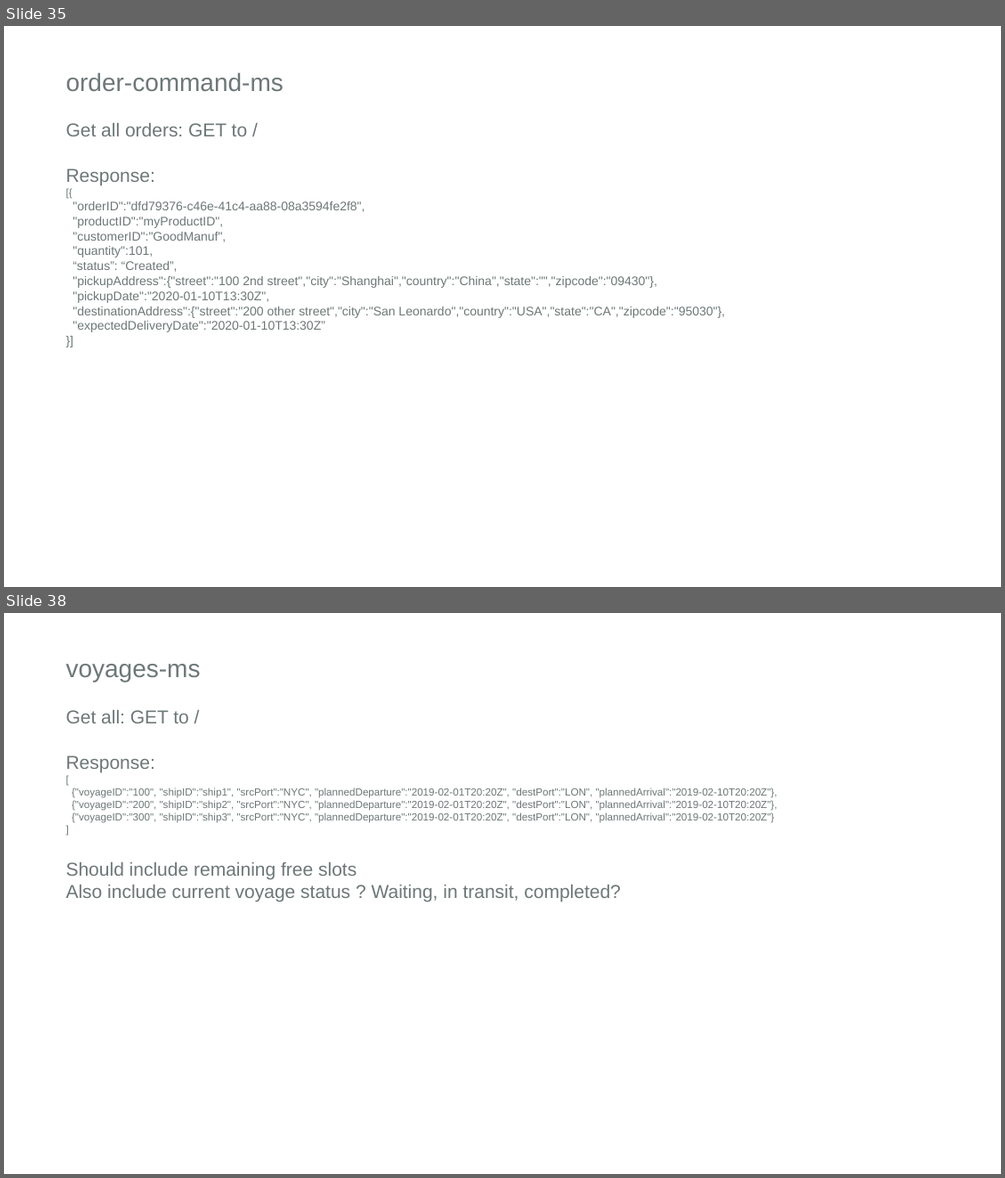
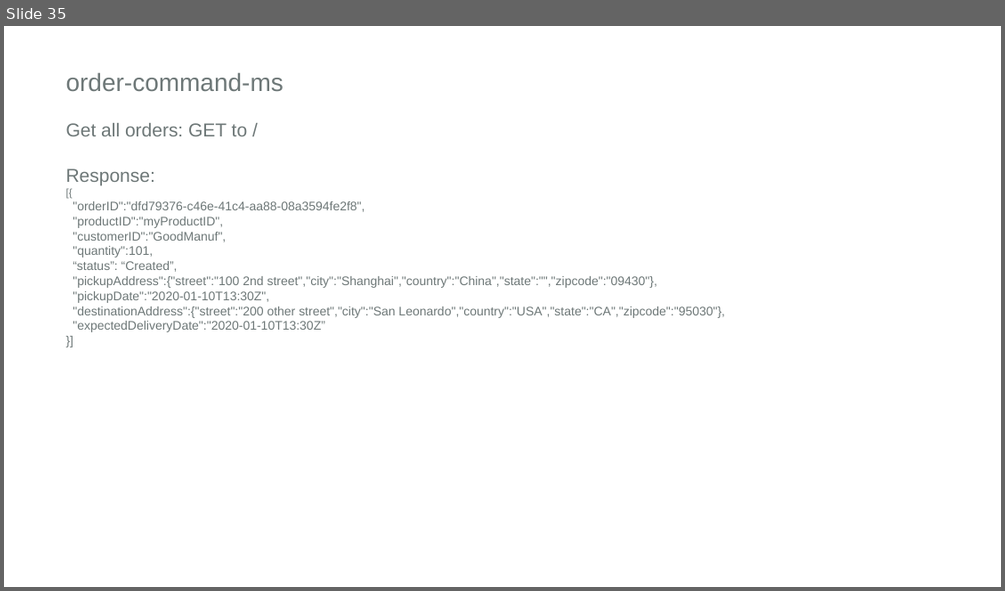
Before and after one commit to matthewpwilson/refarch-kc-order-ms, a slide deck: kc-order-diagrams.pptx. Shown one above the other, each under a label of ours: slides 35 and 38 before the commit, slide 35 after it; the slides between them are not shown. The pictures are 1005x1178 and 1005x591 pixels, drawn with LibreOffice and Linux fonts; fonts in the diff are those of the drawing; background and template pictures are left out. Boxes give left, top, right and bottom in pixels: in the first picture for what was removed or moved away, otherwise in the second. Text is boxed around its words. In the diff, an @@ line names an element or a change of style, - is before the commit and + after.

```diff
--- a/kc-order-diagrams.pptx
+++ b/kc-order-diagrams.pptx
@@ slide 38 removed at (4,613,1001,1174), background #FFFFFF @@
@@ text removed at (66,664,777,902) @@
-voyages-ms
-Get all: GET to /
-Response:
-[
-{"voyageID":"100", "shipID":"ship1", "srcPort":"NYC", "plannedDeparture":"2019-02-01T20:20Z", "destPort":"LON", "plannedArrival":"2019-02-10T20:20Z"},
-{"voyageID":"200", "shipID":"ship2", "srcPort":"NYC", "plannedDeparture":"2019-02-01T20:20Z", "destPort":"LON", "plannedArrival":"2019-02-10T20:20Z"},
-{"voyageID":"300", "shipID":"ship3", "srcPort":"NYC", "plannedDeparture":"2019-02-01T20:20Z", "destPort":"LON", "plannedArrival":"2019-02-10T20:20Z"}
-]
-Should include remaining free slots
-Also include current voyage status ? Waiting, in transit, completed?
```
Also in this commit, not shown: 3 slides changed, 3 slides added, 11 other slides removed, 6 other files.
